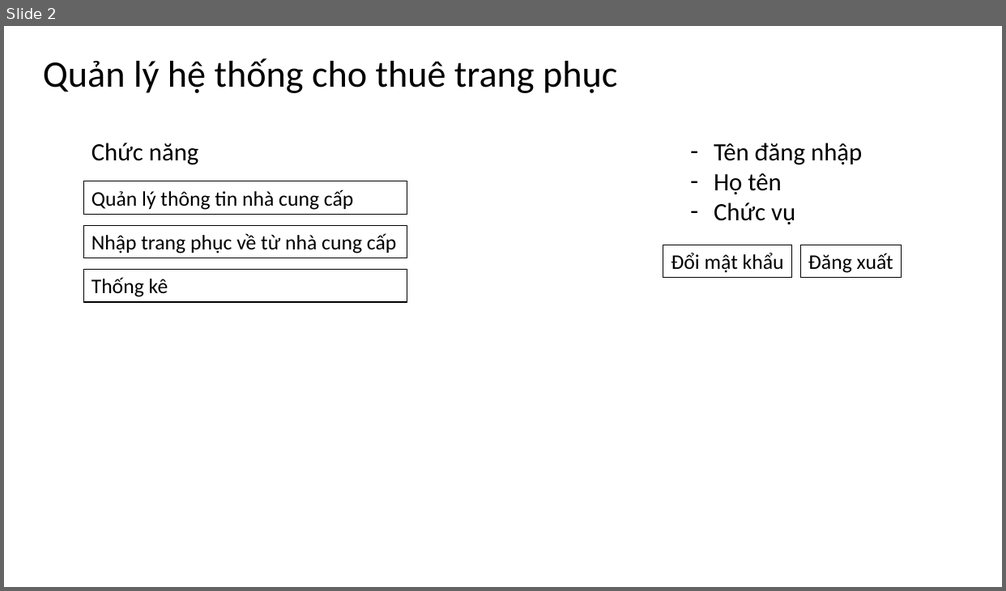
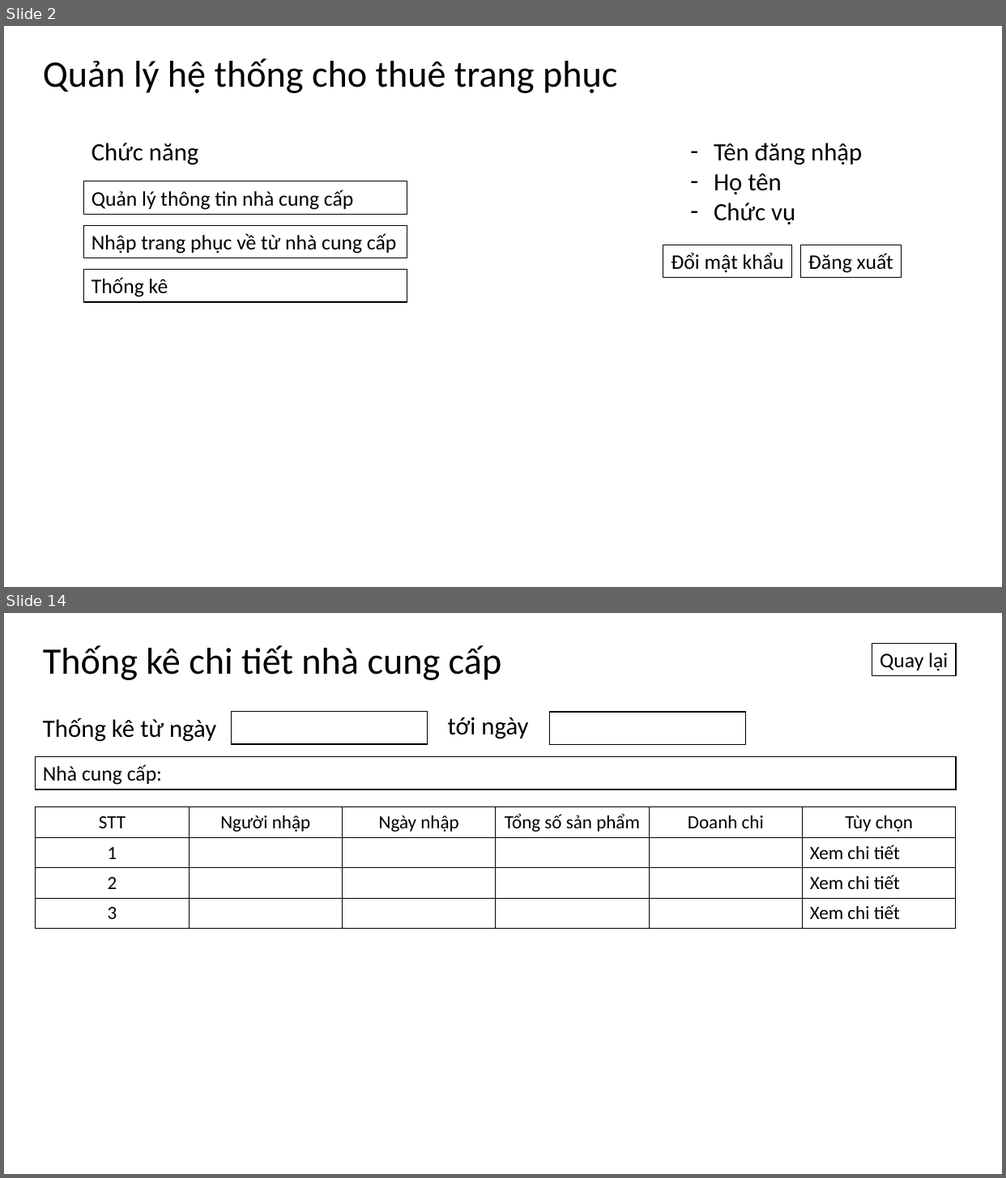
Before and after one commit to tuk3kCS/PTIT, a slide deck: 20251/Phân tích thiết kế HTTT/Hình vẽ/UI.pptx. Shown one above the other, each under a label of ours: slide 2 before the commit, slides 2 and 14 after it; the slides between them are not shown. The pictures are 1006x591 and 1006x1178 pixels, drawn with LibreOffice and Linux fonts; fonts in the diff are those of the drawing. Boxes give left, top, right and bottom in pixels: in the first picture for what was removed or moved away, otherwise in the second. Text is boxed around its words. In the diff, an @@ line names an element or a change of style, - is before the commit and + after.

```diff
--- a/20251/Phân tích thiết kế HTTT/Hình vẽ/UI.pptx
+++ b/20251/Phân tích thiết kế HTTT/Hình vẽ/UI.pptx
@@ slide 14 added at (4,613,1002,1174), background #FFFFFF @@
@@ text added at (43,645,502,680), 36 pt, text #000000 @@
+Thống kê chi tiết nhà cung cấp
@@ rectangle added at (872,643,957,676), fill #FFFFFF, outline #000000 1 pt, 20 pt, text #000000 @@
+Quay lại
@@ text added at (43,718,216,742), 24 pt, text #000000 @@
+Thống kê từ ngày
@@ rectangle added at (232,712,428,745), fill #FFFFFF, outline #000000 1 pt @@
@@ text added at (448,717,528,739), 24 pt, text #000000 @@
+tới ngày
@@ rectangle added at (550,712,746,745), fill #FFFFFF, outline #000000 1 pt @@
@@ rectangle added at (36,756,957,790), fill #FFFFFF, outline #000000 1 pt, 20 pt, text #000000 @@
+Nhà cung cấp:
@@ table added at (36,807,957,929), 4 rows, 6 columns @@
+STT | Người nhập | Ngày nhập | Tổng số sản phẩm | Doanh chi | Tùy chọn
+1 |  |  |  |  | Xem chi tiết
+2 |  |  |  |  | Xem chi tiết
+3 |  |  |  |  | Xem chi tiết
```
Also in this commit, not shown: 1 slide changed, 11 other slides added, 17 other files.
